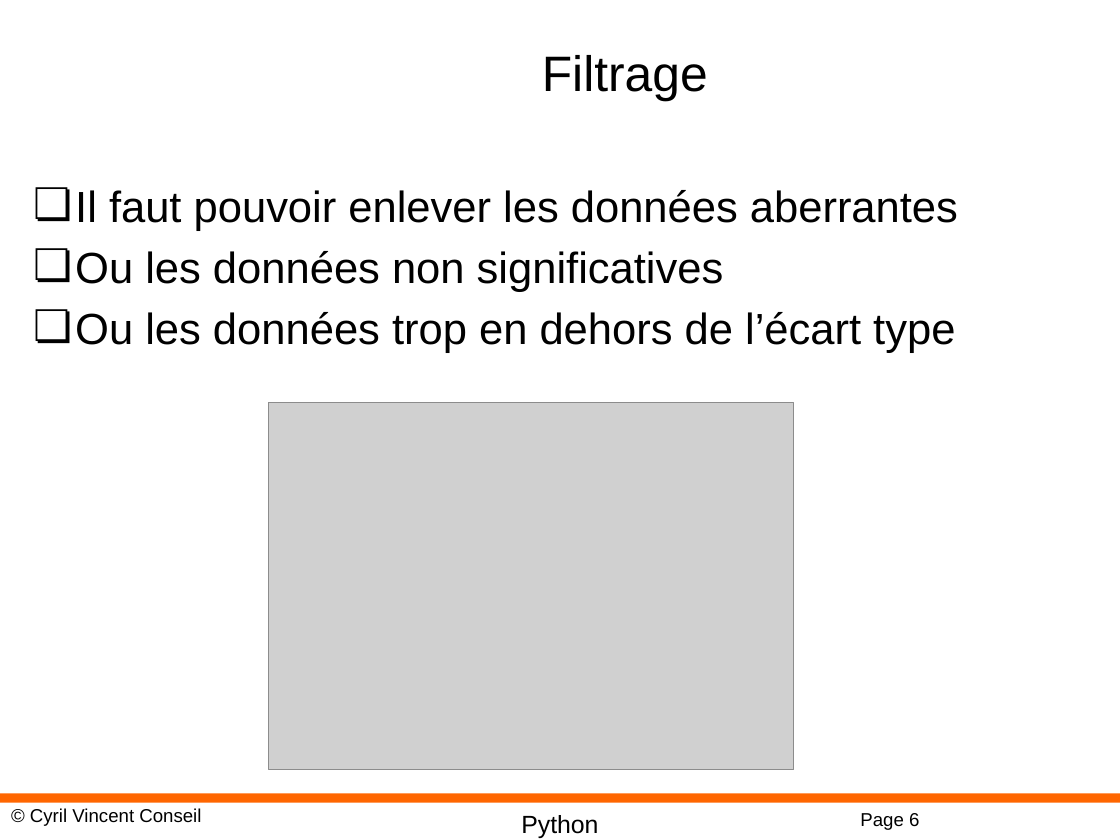
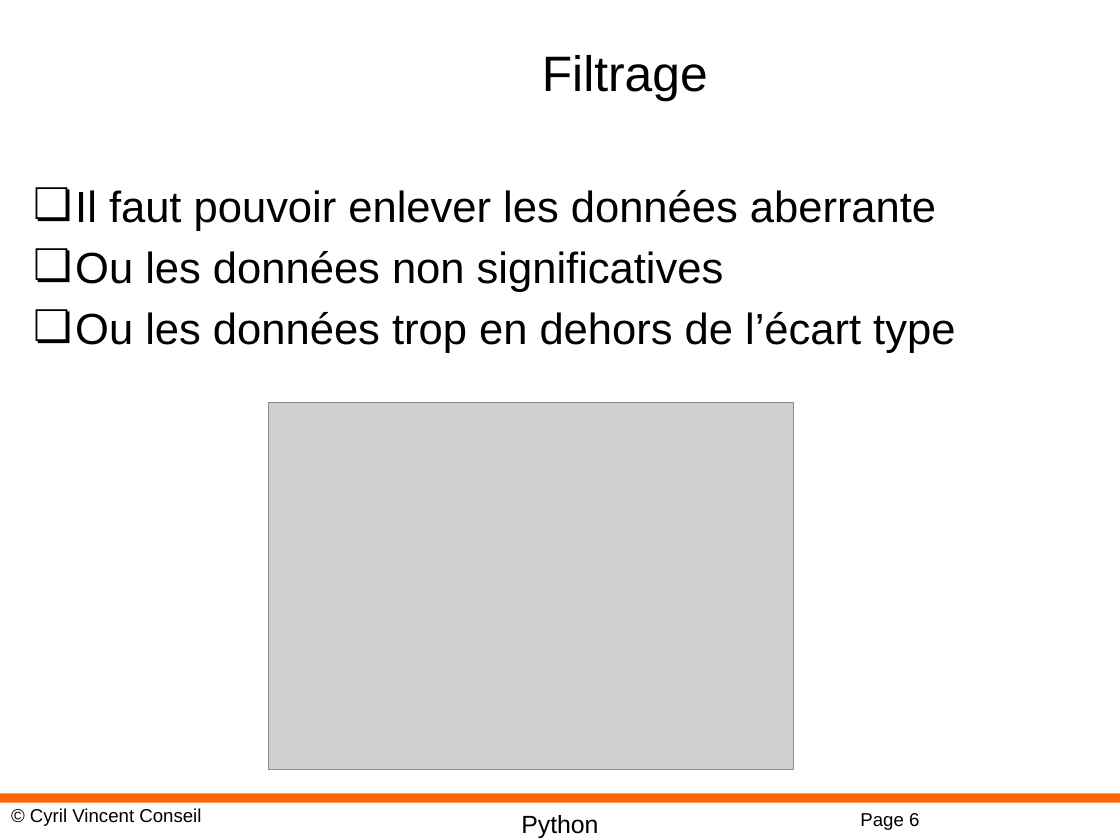
Before and after one commit to cyrilvincent/ML, a slide deck: slide 6 of PPT/MachineLearning12-Pandas.pptx. Drawn at 1120x840 pixels with LibreOffice and Linux fonts; fonts in the diff are those of the drawing; grey boxes stand for pictures; background and template pictures are left out. Boxes give left, top, right and bottom in pixels: in the first picture for what was removed or moved away, otherwise in the second. Text is boxed around its words. In the diff, an @@ line names an element or a change of style, - is before the commit and + after.

```diff
--- a/PPT/MachineLearning12-Pandas.pptx
+++ b/PPT/MachineLearning12-Pandas.pptx
@@ text at box(75, 190, 936, 231): text changed @@
-❏ Il faut pouvoir enlever les données aberrantes
+❏ Il faut pouvoir enlever les données aberrante
```
Also in this commit, not shown: 1 other slide changed, 38 other files.
